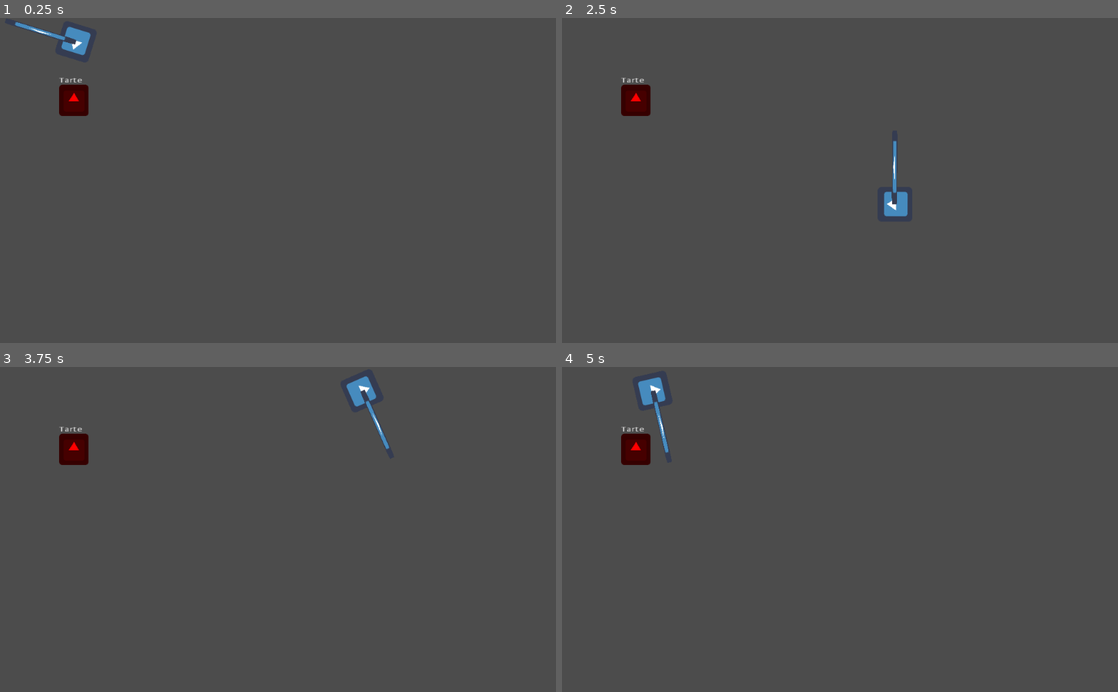
Above: before the commit, frames 1-4 (two rows, left to right).
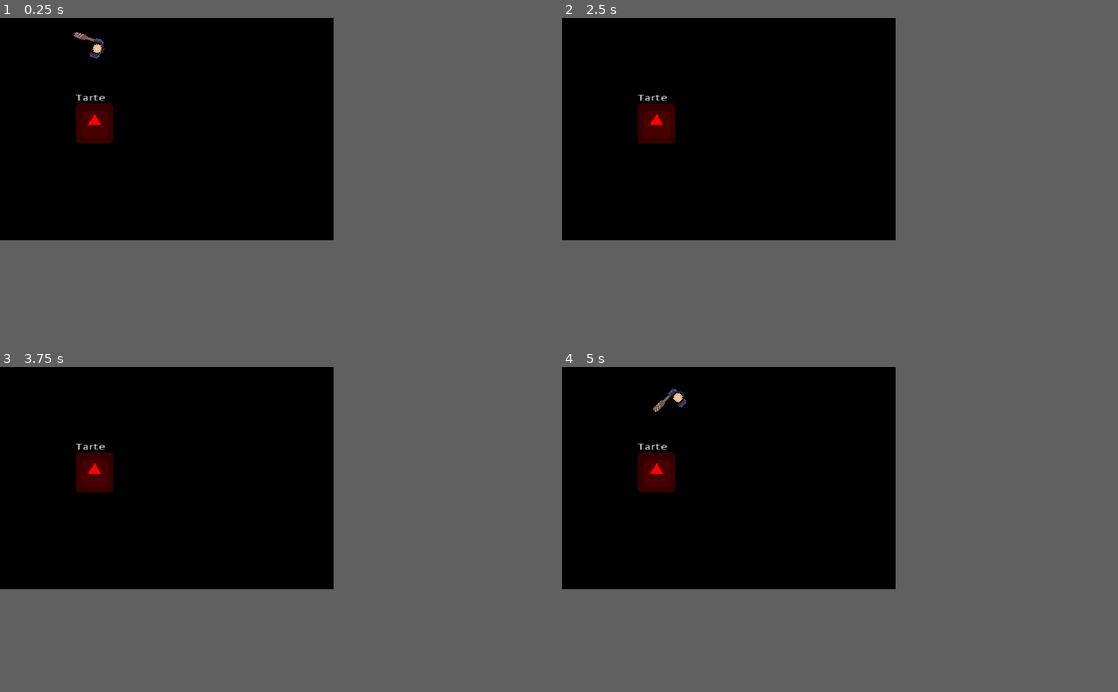
Above: after the commit, the same moments.

Repository: Ahzed11/llinux-game-jam-2022
Game: Godot game, scene res://Scenes/RoomScene.tscn
The game is run twice, just before and just after one commit, with the same random seed, the same clock (stepped at 60 frames per second) and the same inputs. The engine's default icon, where the game draws it, is replaced by a stand-in: a white triangle on a blue panel in a dark square.
Inputs (mouse positions are in pixels of both pictures, inside the frame that each line leads up to):
- Up to frame 1 (0.25 s): no input
- Up to frame 2 (2.5 s): tap Enter at 0.5 s; move the mouse to (962, 164) at 0.52 s; hold D (right) 0.53-1.28 s; tap Space (action1) at 0.6, 1.35, 2.1 s; move the mouse to (728, 196) at 1.27 s; hold S (down) 1.28-2.03 s; move the mouse to (895, 109) at 2.02 s; hold D (right) from 2.03 s (still down)
- Up to frame 3 (3.75 s): move the mouse to (250, 594) at 2.77 s; release D (right) at 2.78 s; hold Z (up) 2.78-3.53 s; tap Space (action1) at 2.85, 3.6 s; move the mouse to (444, 578) at 3.52 s; hold Q (left) from 3.53 s (still down)
- Up to frame 4 (5 s): keep holding Q (left); move the mouse to (673, 480) at 4.27 s; tap Space (action1) at 4.35 s
In our replay, the window is 800x468 before the commit and 480x320 after it. These sizes can differ from the game's own. Grey fills any space a smaller window leaves; there, only what the larger window draws over its background counts as a difference.

The runs differ from the first frame. In frame 1, 41% of the frame differs, in the area x 0-60%, y 0-69%; in frame 2, 41%; in frame 3, 41%, in the area x 0-70%, y 0-69%; in frame 4, 41%.

Commit message:
Imported player sprite

Diff:
--- a/Scenes/Prefabs/LevelPlayer.tscn
+++ b/Scenes/Prefabs/LevelPlayer.tscn
@@ -1,10 +1,10 @@
 [gd_scene load_steps=4 format=2]
 
 [ext_resource path="res://Scripts/RoomPlayer/RoomPlayer.gd" type="Script" id=1]
-[ext_resource path="res://Sprites/icon.png" type="Texture" id=2]
+[ext_resource path="res://Sprites/chara_statique01.png" type="Texture" id=2]
 
 [sub_resource type="CircleShape2D" id=1]
-radius = 32.1403
+radius = 8.0
 
 [node name="RoomPlayer" type="KinematicBody2D"]
 script = ExtResource( 1 )
--- a/Scenes/Prefabs/RoomEnnemy.tscn
+++ b/Scenes/Prefabs/RoomEnnemy.tscn
@@ -4,8 +4,8 @@
 [ext_resource path="res://Scripts/RoomEnnemy/RoomEnnemy.gd" type="Script" id=2]
 [ext_resource path="res://Scripts/HPLabel.gd" type="Script" id=3]
 
-[sub_resource type="CircleShape2D" id=1]
-radius = 31.5753
+[sub_resource type="RectangleShape2D" id=1]
+extents = Vector2( 32, 32 )
 
 [node name="Ennemy" type="KinematicBody2D"]
 position = Vector2( 0, 103 )
@@ -22,6 +22,7 @@
 texture = ExtResource( 1 )
 
 [node name="Collision" type="CollisionShape2D" parent="."]
+position = Vector2( 0, 1 )
 shape = SubResource( 1 )
 
 [node name="HPLabel" type="Label" parent="."]
@@ -38,3 +39,4 @@
 script = ExtResource( 3 )
 
 [connection signal="health_changed" from="." to="HPLabel" method="_on_Ennemy_health_changed"]
+[connection signal="is_dead" from="." to="." method="_on_Ennemy_is_dead"]
--- a/Scenes/Prefabs/RoomPlayer.tscn
+++ b/Scenes/Prefabs/RoomPlayer.tscn
@@ -1,24 +1,30 @@
 [gd_scene load_steps=7 format=2]
 
 [ext_resource path="res://Scripts/RoomPlayer/RoomPlayer.gd" type="Script" id=1]
-[ext_resource path="res://Sprites/icon.png" type="Texture" id=2]
+[ext_resource path="res://Sprites/chara_statique01.png" type="Texture" id=2]
 [ext_resource path="res://Scripts/RoomPlayer/RoomPlayerSprite.gd" type="Script" id=3]
 [ext_resource path="res://Scenes/Prefabs/RoomPlayerWeapon.tscn" type="PackedScene" id=4]
 [ext_resource path="res://Scripts/RoomPlayer/RoomPlayerWeapon.gd" type="Script" id=5]
 
 [sub_resource type="CircleShape2D" id=1]
-radius = 32.1403
+radius = 14.0
 
 [node name="RoomPlayer" type="KinematicBody2D"]
 collision_mask = 29
 script = ExtResource( 1 )
 
 [node name="Sprite" type="Sprite" parent="."]
+scale = Vector2( 2, 2 )
 texture = ExtResource( 2 )
 script = ExtResource( 3 )
 
 [node name="Weapon" parent="Sprite" instance=ExtResource( 4 )]
+position = Vector2( 4, 5 )
+scale = Vector2( 0.480001, 0.480001 )
 script = ExtResource( 5 )
 
 [node name="Collision" type="CollisionShape2D" parent="."]
 shape = SubResource( 1 )
+__meta__ = {
+"_edit_lock_": true
+}
--- a/Scenes/Prefabs/RoomPlayerWeapon.tscn
+++ b/Scenes/Prefabs/RoomPlayerWeapon.tscn
@@ -1,19 +1,18 @@
 [gd_scene load_steps=3 format=2]
 
-[ext_resource path="res://Sprites/icon.png" type="Texture" id=1]
+[ext_resource path="res://Sprites/baseball.png" type="Texture" id=1]
 
 [sub_resource type="RectangleShape2D" id=2]
-extents = Vector2( 32.0723, 32.3441 )
+extents = Vector2( 16.5, 5 )
 
 [node name="Hitbox" type="Area2D"]
-scale = Vector2( 2.12021, 0.154588 )
 collision_layer = 2
 collision_mask = 8
 
 [node name="Collision" type="CollisionShape2D" parent="."]
-position = Vector2( 32.0723, -6.46883 )
+position = Vector2( 16.5, 0 )
 shape = SubResource( 2 )
 
 [node name="Weapon" type="Sprite" parent="."]
+position = Vector2( 15, 2 )
 texture = ExtResource( 1 )
-offset = Vector2( 32.0723, -6.46883 )
--- a/Scripts/RoomEnnemy/RoomEnnemy.gd
+++ b/Scripts/RoomEnnemy/RoomEnnemy.gd
@@ -4,3 +4,8 @@
 
 func _ready() -> void:
 	pass # Replace with function body.
+
+
+
+func _on_Ennemy_is_dead() -> void:
+	queue_free()
--- a/project.godot
+++ b/project.godot
@@ -35,6 +35,18 @@
 config/name="Llinux-game-jam- 2022"
 run/main_scene="res://Scenes/RoomScene.tscn"
 config/icon="res://Sprites/icon.png"
+
+[debug]
+
+gdscript/completion/autocomplete_setters_and_getters=true
+
+[display]
+
+window/size/width=480
+window/size/height=320
+window/size/resizable=false
+window/stretch/mode="2d"
+window/stretch/aspect="keep"
 
 [input]
 
@@ -83,4 +95,5 @@
 
 [rendering]
 
+environment/default_clear_color=Color( 0, 0, 0, 1 )
 environment/default_environment="res://default_env.tres"
Renamed: Sprites/tiles/baseball.png -> Sprites/baseball.png
Not shown, changed: Sprites/baseball.png.import
Binary file added: Sprites/chara_statique01.png
Not shown, added: Sprites/chara_statique01.png.import
Not shown, added: Sprites/tiles/door_down.png.import
Not shown, added: Sprites/tiles/door_up.png.import
Not shown, added: Sprites/tiles/stairs.png.import
